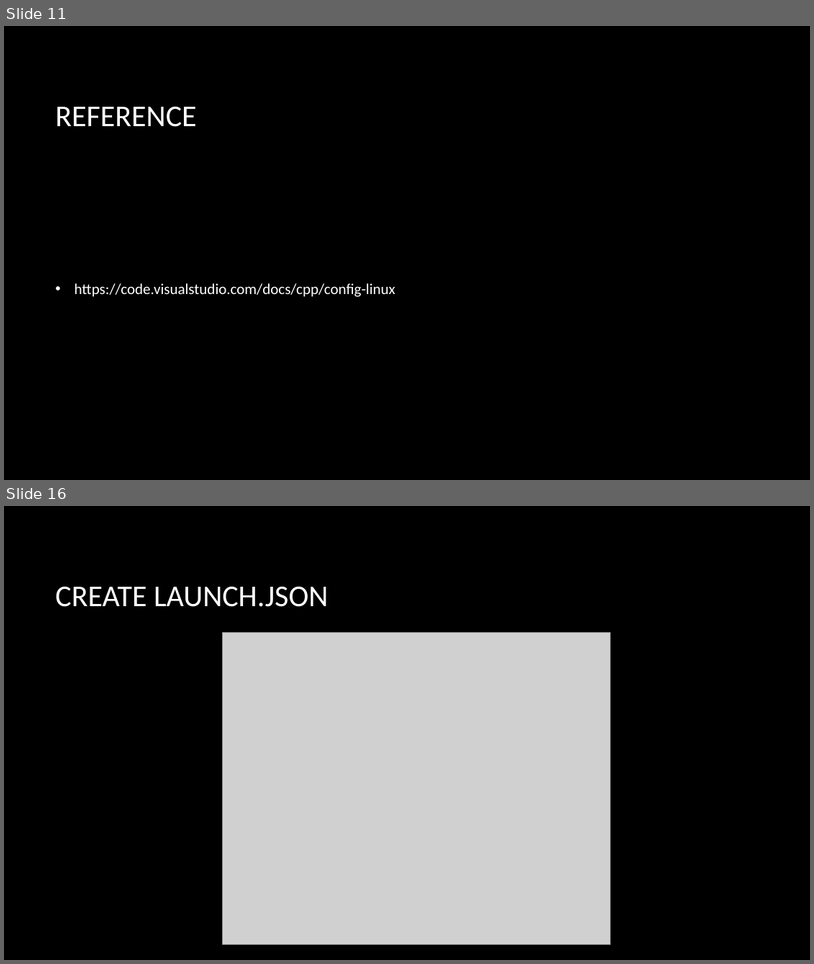
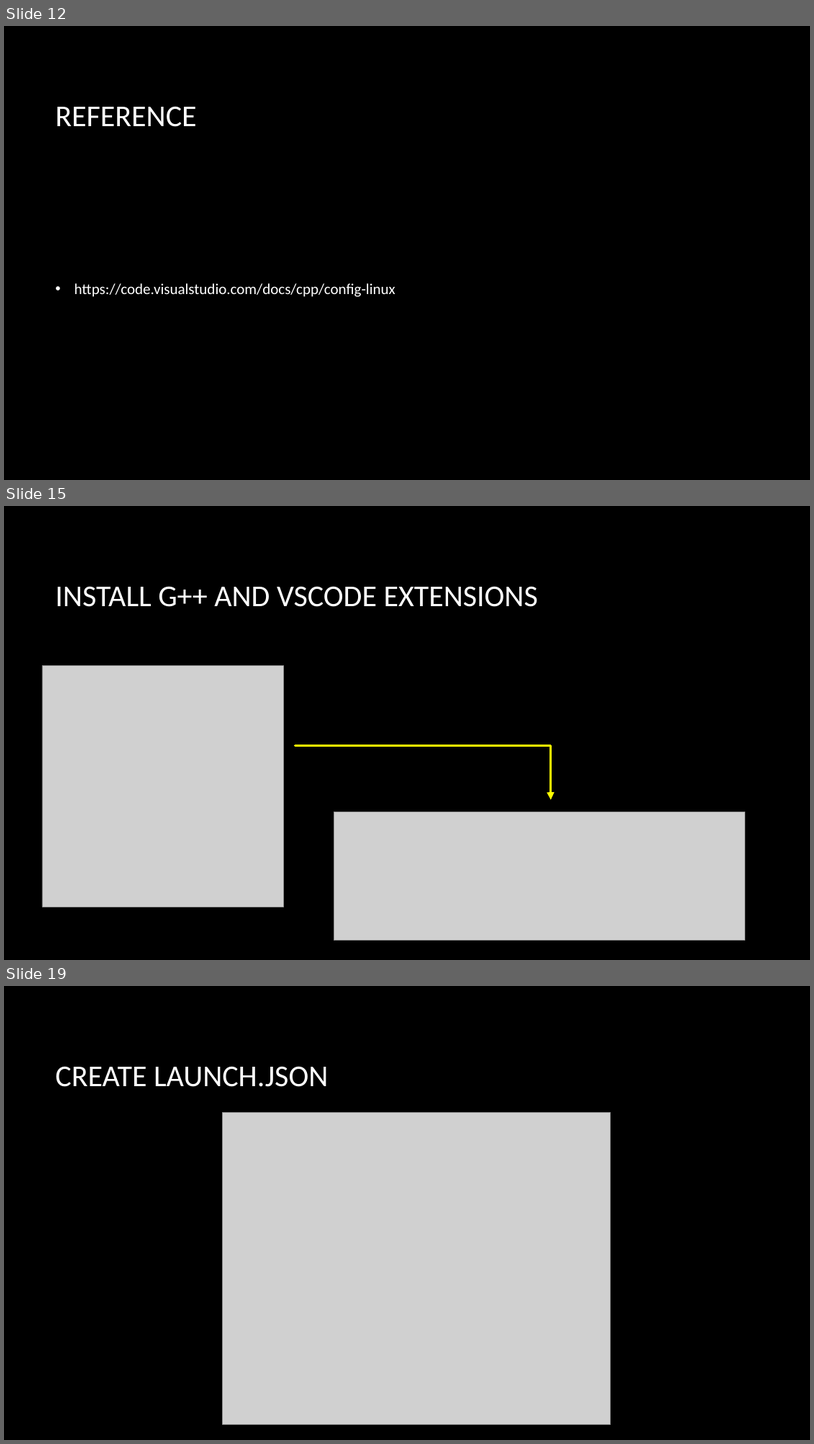
Before and after one commit to CNOCycle/cpp_tutorial, a slide deck: lab01/00-lab01.pptx. Shown one above the other, each under a label of ours: slides 11 and 16 before the commit, slides 12, 15 and 19 after it; the slides between them are not shown. The pictures are 814x964 and 814x1444 pixels, drawn with LibreOffice and Linux fonts; fonts in the diff are those of the drawing; grey boxes stand for pictures; background and template pictures are left out. Boxes give left, top, right and bottom in pixels: in the first picture for what was removed or moved away, otherwise in the second. Text is boxed around its words. In the diff, an @@ line names an element or a change of style, - is before the commit and + after.

```diff
--- a/lab01/00-lab01.pptx
+++ b/lab01/00-lab01.pptx
@@ slide 15 added at [4, 506, 810, 960], background picture (left out) @@
@@ title added at [55, 586, 538, 607], 36 pt, text #FFFFFF @@
+INSTALL G++ AND VSCODE EXTENSIONS
@@ picture added at [42, 665, 283, 906] @@
@@ elbow arrow added from (296, 746) to (551, 800), #FFFF00 3 pt @@
@@ picture added at [334, 811, 745, 939] @@
@@ what was slide 11 is now slide 12 @@
@@ what was slide 16 is now slide 19 @@
```
Also in this commit, not shown: 9 slides changed, 2 other slides added.
